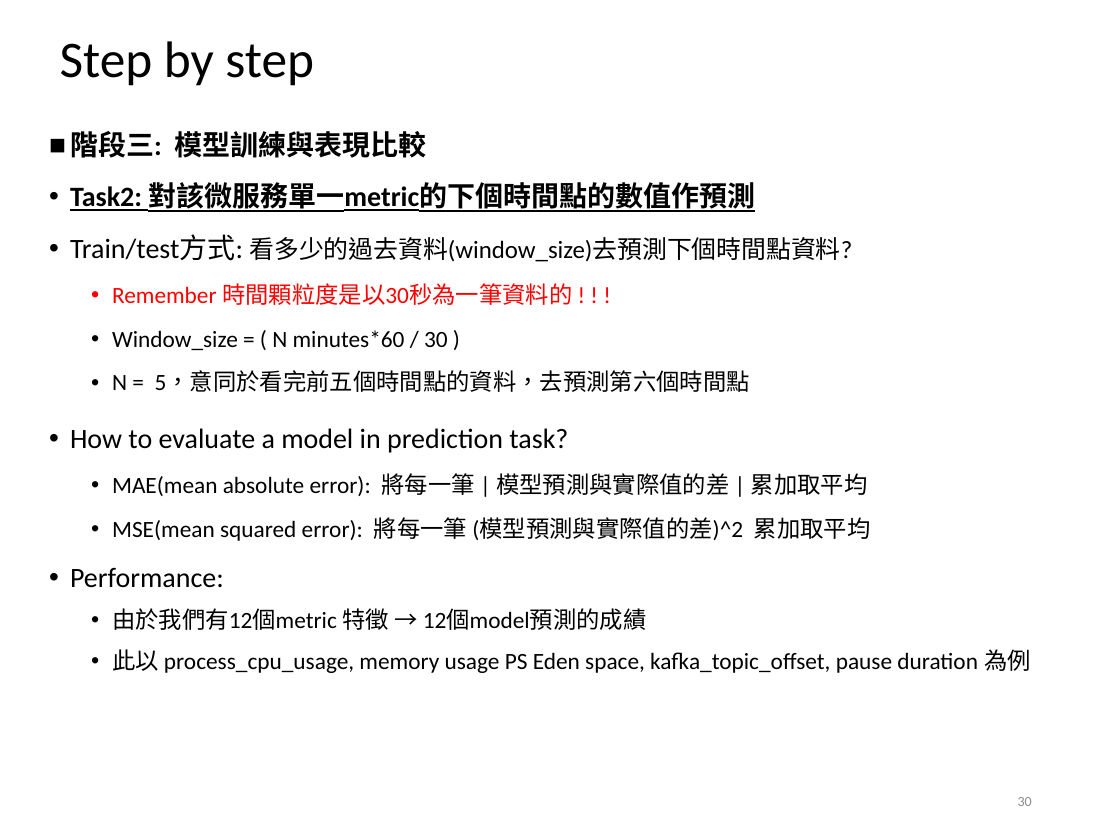
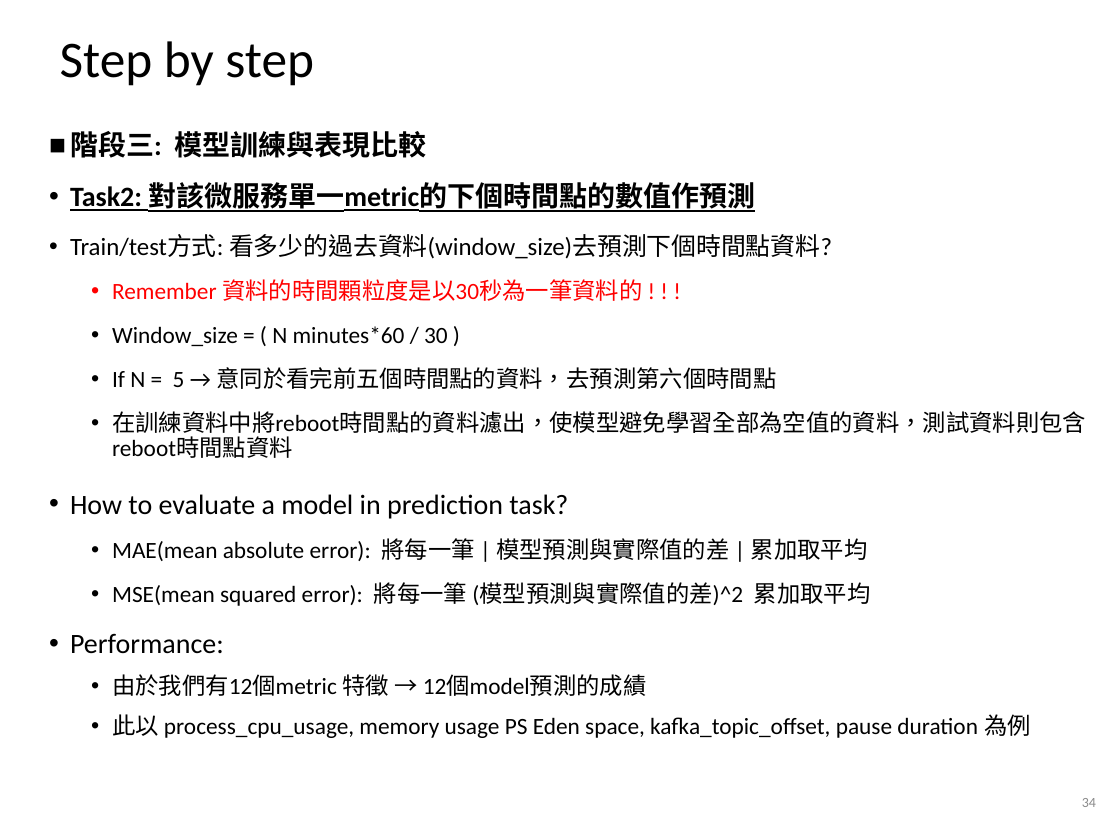
Before and after one commit to alvinyee860120/AIOps-anomaly-detection, a slide deck: slide 34 of AIOps結案報告.pptx (slide 30 before the commit). Drawn at 1120x840 pixels with LibreOffice and Linux fonts; fonts in the diff are those of the drawing; background and template pictures are left out. Boxes give left, top, right and bottom in pixels: in the first picture for what was removed or moved away, otherwise in the second. Text is boxed around its words. In the diff, an @@ line names an element or a change of style, - is before the commit and + after.

```diff
--- a/AIOps結案報告.pptx
+++ b/AIOps結案報告.pptx
@@ text at box(70, 234, 832, 259): size 18 to 16 pt in "Train/test方式:" @@
@@ text at box(112, 279, 642, 301): text changed @@
-  • Remember 時間顆粒度是以30秒為一筆資料的 ! ! !
+  • Remember 資料的時間顆粒度是以30秒為一筆資料的 ! ! !
@@ text at box(112, 367, 1086, 458): text changed @@
-  • N = 5，意同於看完前五個時間點的資料，去預測第六個時間點
+  • If N = 5 → 意同於看完前五個時間點的資料，去預測第六個時間點
+  • 在訓練資料中將reboot時間點的資料濾出，使模型避免學習全部為空值的資料，測試資料則包含reboot時間點資料
@@ page number at box(1082, 798, 1096, 807): text changed @@
-30
+34
```
Also in this commit, not shown: 23 other slides changed, 8 slides added.
